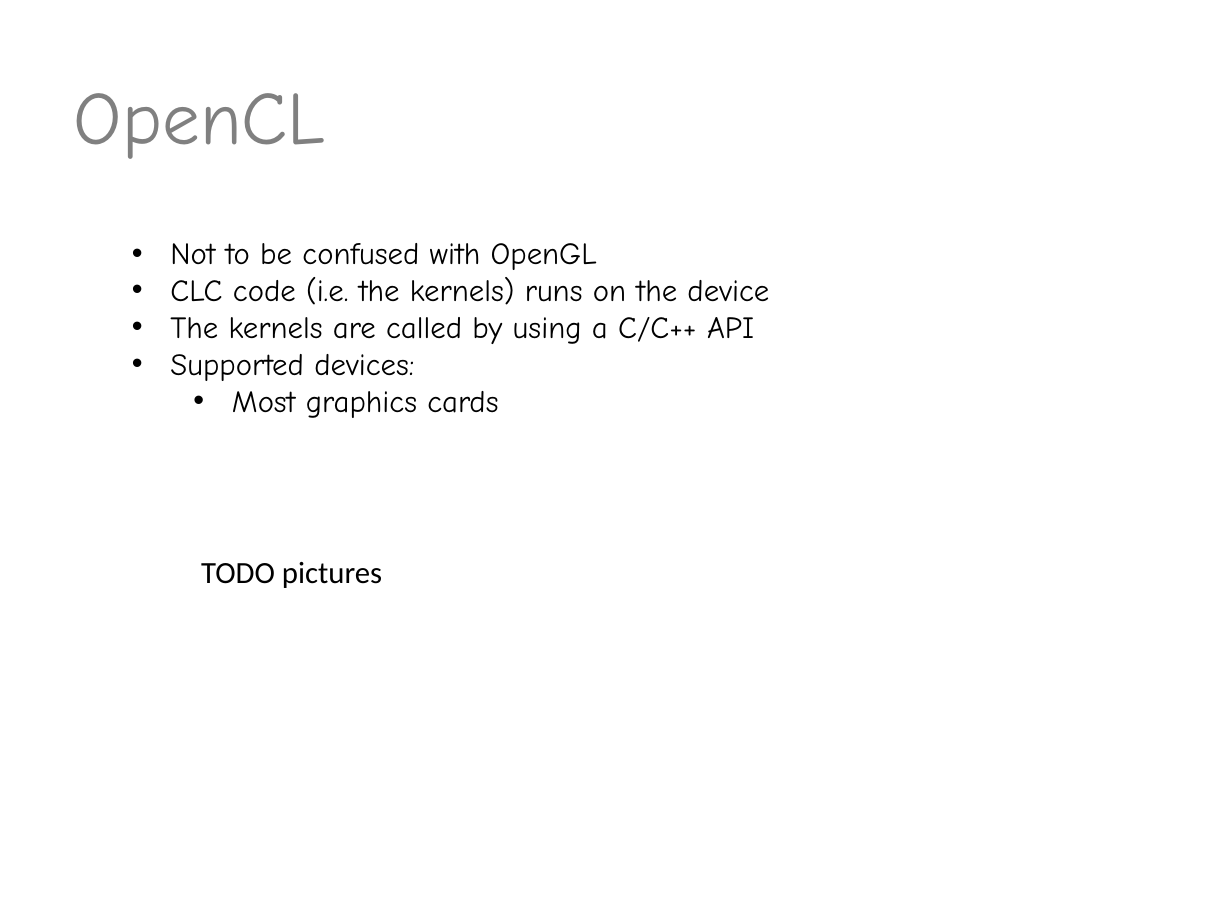
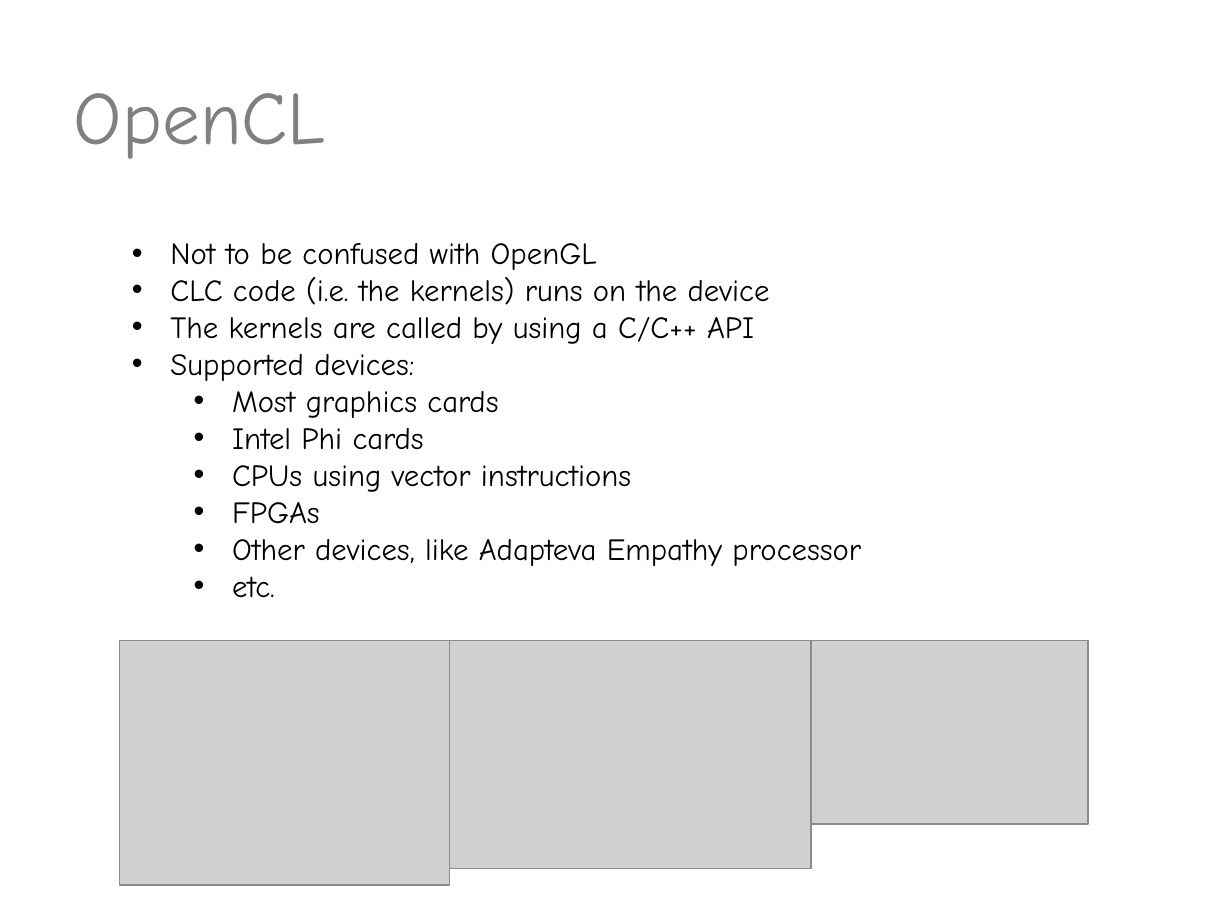
Before and after one commit to valdisxp1/scalaCL-chisel-presentation, a slide deck: slide 2 of ScalaCL_Chissel.pptx. Drawn at 1232x924 pixels with LibreOffice and Linux fonts; fonts in the diff are those of the drawing; grey boxes stand for pictures. Boxes give left, top, right and bottom in pixels: in the first picture for what was removed or moved away, otherwise in the second. Text is boxed around its words. In the diff, an @@ line names an element or a change of style, - is before the commit and + after.

```diff
--- a/ScalaCL_Chissel.pptx
+++ b/ScalaCL_Chissel.pptx
@@ text at <box>232,428,861,597</box>: paragraphs added @@
+  • Intel Phi cards
+  • CPUs using vector instructions
+  • FPGAs
+  • Other devices, like Adapteva Empathy processor
+  • etc.
@@ text removed at <box>201,562,382,588</box> @@
-TODO pictures
@@ picture added at <box>120,641,450,886</box> @@
@@ picture added at <box>450,641,812,869</box> @@
@@ picture added at <box>811,641,1088,824</box> @@
```
Also in this commit, not shown: 1 other slide changed, 2 slides added, 3 other files.
